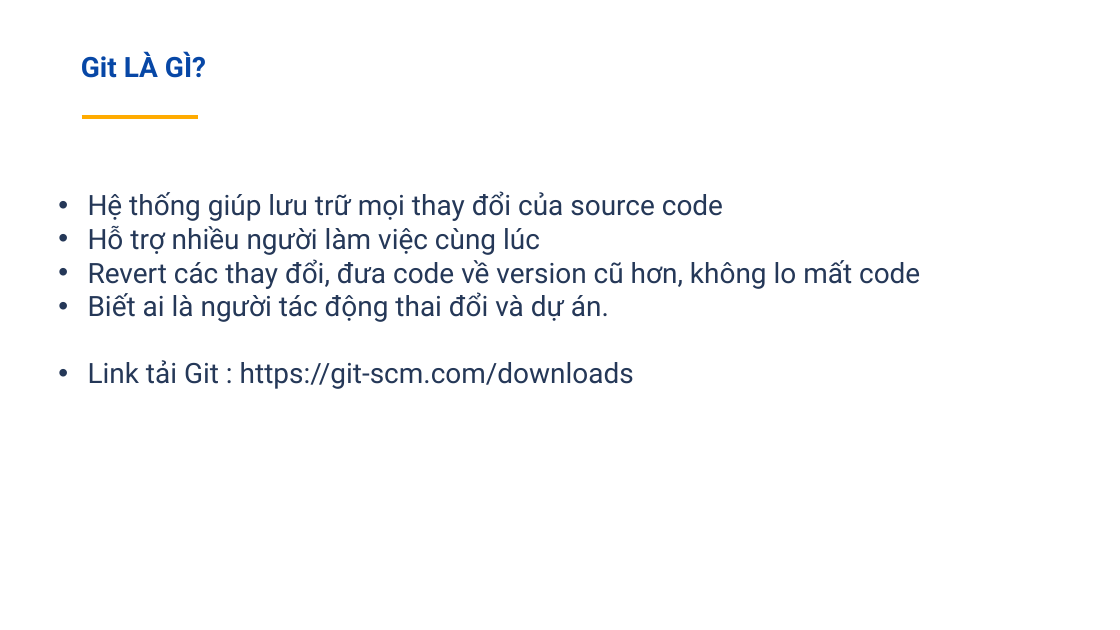
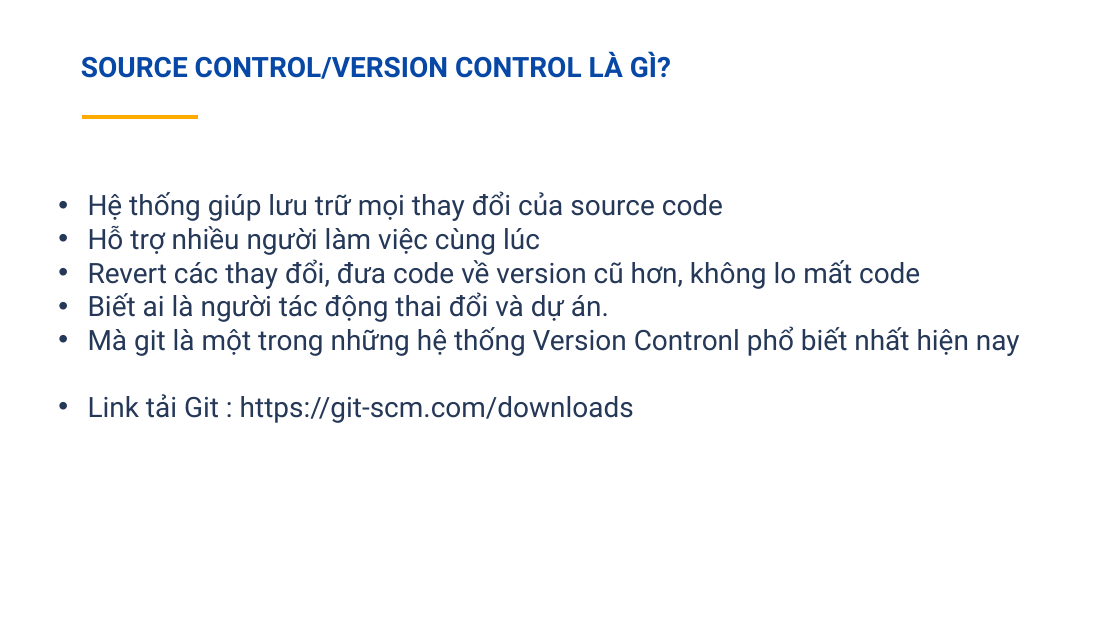
Before and after one commit to trannhutthien/textThietKeWeb, a slide deck: slide 4 of Git-presentation-16072017.pptx. Drawn at 1120x630 pixels with LibreOffice and Linux fonts; fonts in the diff are those of the drawing. Boxes give left, top, right and bottom in pixels: in the first picture for what was removed or moved away, otherwise in the second. Text is boxed around its words. In the diff, an @@ line names an element or a change of style, - is before the commit and + after.

```diff
--- a/Git-presentation-16072017.pptx
+++ b/Git-presentation-16072017.pptx
@@ text at (x1=81, y1=52, x2=671, y2=79): text changed @@
-Git LÀ GÌ?
+SOURCE CONTROL/VERSION CONTROL LÀ GÌ?
@@ text at (x1=88, y1=326, x2=1020, y2=356): paragraph added @@
+• Mà git là một trong những hệ thống Version Contronl phổ biết nhất hiện nay
```
Also in this commit, not shown: 3 other slides changed, 2 slides added, 2 other files.
